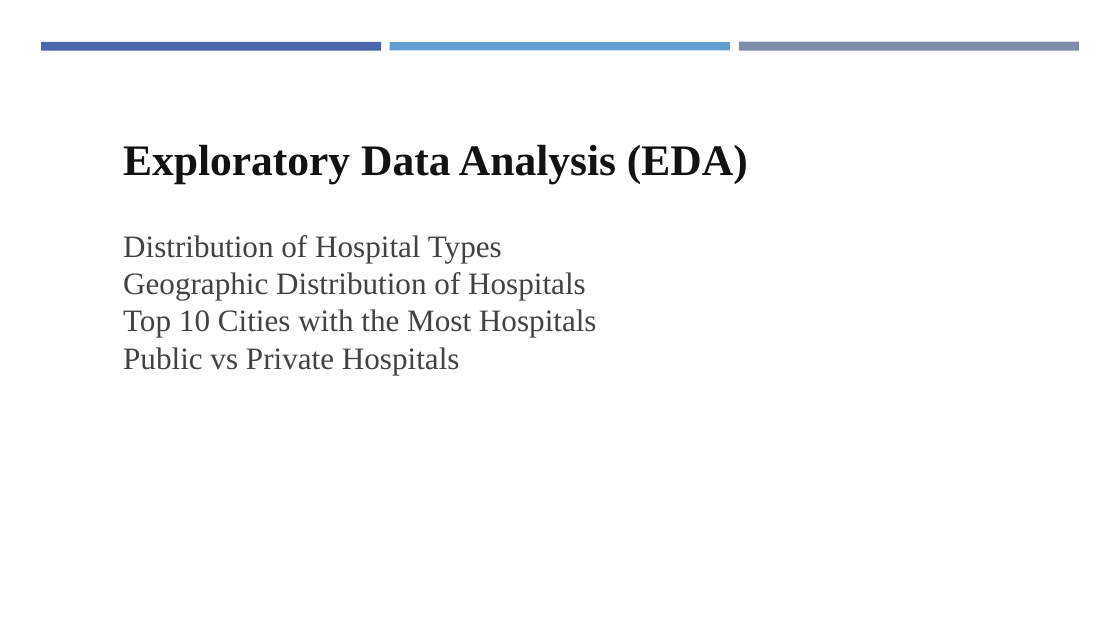
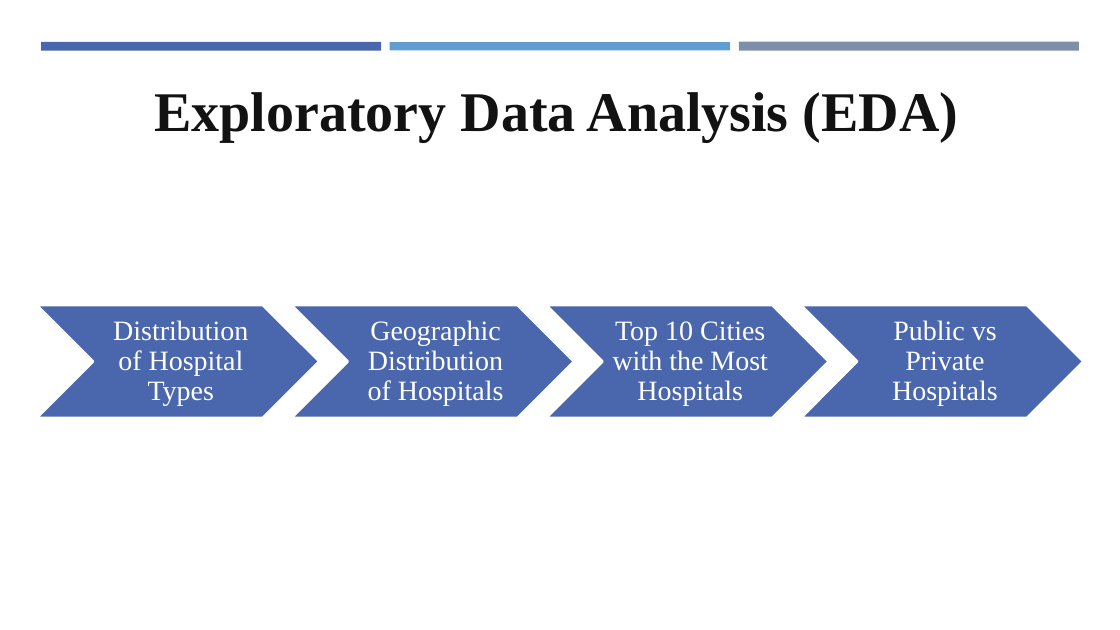
Before and after one commit to kouakoua1/Hospital-Analysis, a slide deck: slide 13 of 5 - Hospital Data Analysis report - Presentation.pptx (slide 23 before the commit). Drawn at 1120x630 pixels with LibreOffice and Linux fonts; fonts in the diff are those of the drawing. Boxes give left, top, right and bottom in pixels: in the first picture for what was removed or moved away, otherwise in the second. Text is boxed around its words. In the diff, an @@ line names an element or a change of style, - is before the commit and + after.

```diff
--- a/5 - Hospital Data Analysis report - Presentation.pptx
+++ b/5 - Hospital Data Analysis report - Presentation.pptx
@@ text "Exploratory Data Analysis (EDA)": place and size @@
-text "Exploratory Data Analysis (EDA)" at (123,144,748,183)
+text "Exploratory Data Analysis (EDA)" at (154,92,958,142)
@@ text "Exploratory Data Analysis (EDA)" at (154,92,958,142): size 28 to 36 pt @@
@@ text removed at (123,235,597,375) @@
-Distribution of Hospital Types
-Geographic Distribution of Hospitals
-Top 10 Cities with the Most Hospitals
-Public vs Private Hospitals
@@ group added at (37,305,1084,418): 4 chevrons, 4 texts @@
+Distribution of Hospital Types
+Geographic Distribution of Hospitals
+Top 10 Cities with the Most Hospitals
+Public vs Private Hospitals
```
Also in this commit, not shown: 18 other slides changed, 5 slides added, 21 slides removed.
